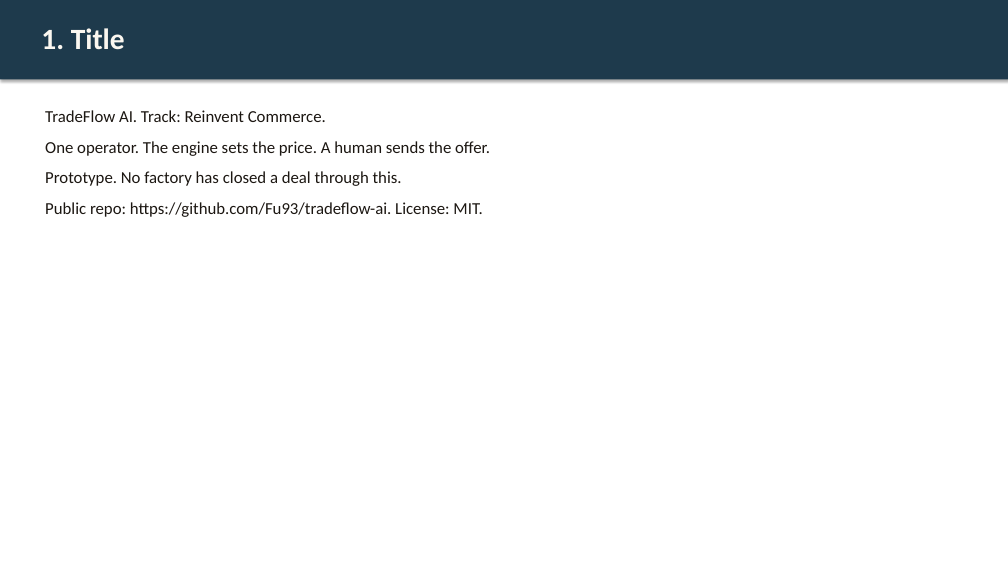
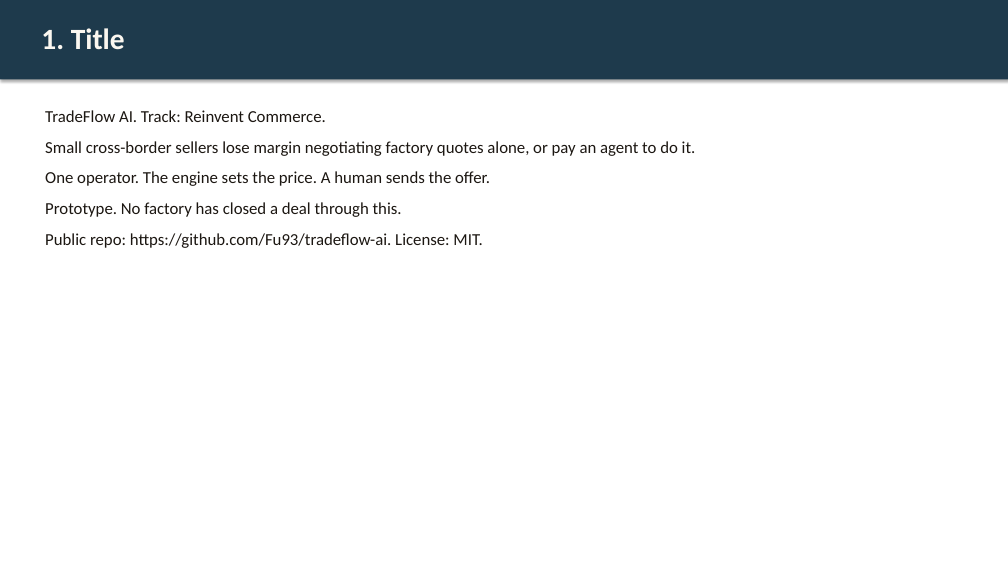
Before and after one commit to Fu93/tradeflow-ai, a slide deck: slide 1 of results/pitch.pptx. Drawn at 1008x567 pixels with LibreOffice and Linux fonts; fonts in the diff are those of the drawing. Boxes give left, top, right and bottom in pixels: in the first picture for what was removed or moved away, otherwise in the second. Text is boxed around its words. In the diff, an @@ line names an element or a change of style, - is before the commit and + after.

```diff
--- a/results/pitch.pptx
+++ b/results/pitch.pptx
@@ text at bbox=[45, 141, 696, 156]: paragraph added @@
+Small cross-border sellers lose margin negotiating factory quotes alone, or pay an agent to do it.
```
Also in this commit, not shown: 6 other slides changed, 1 slide added, 35 other files.
